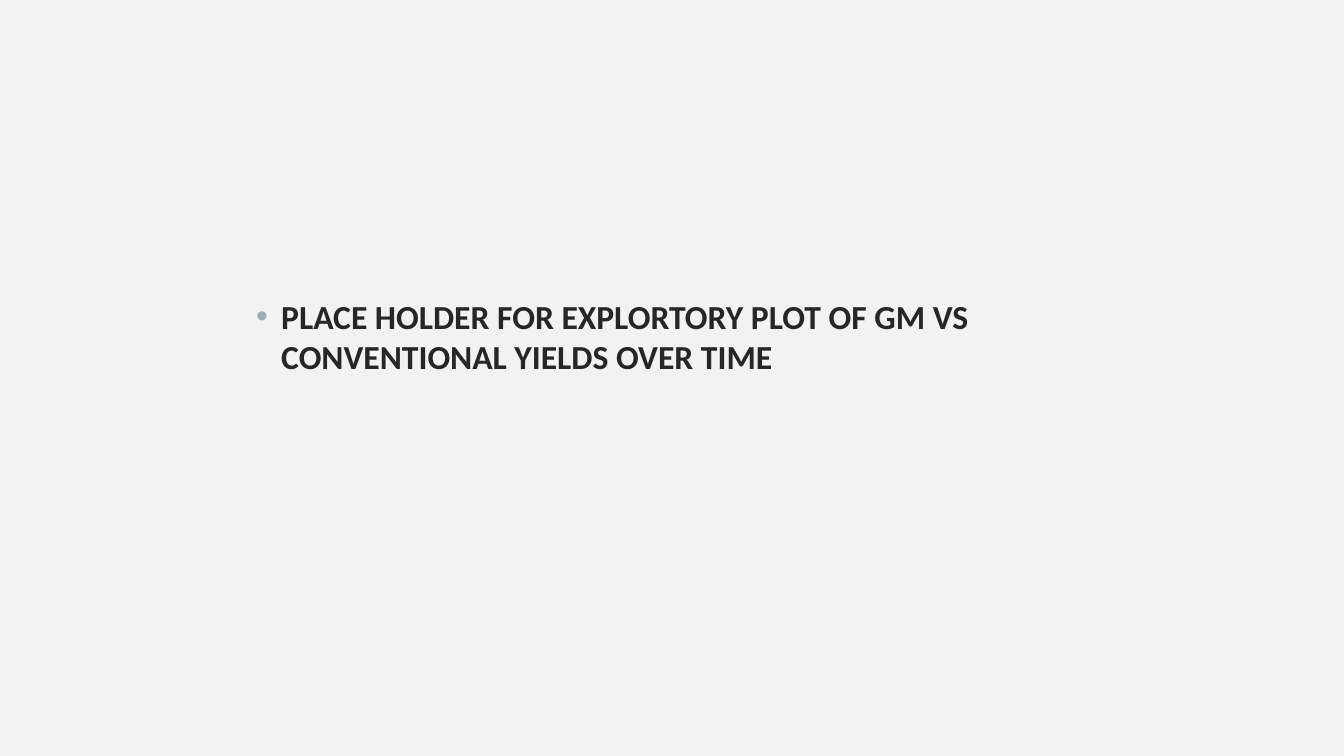
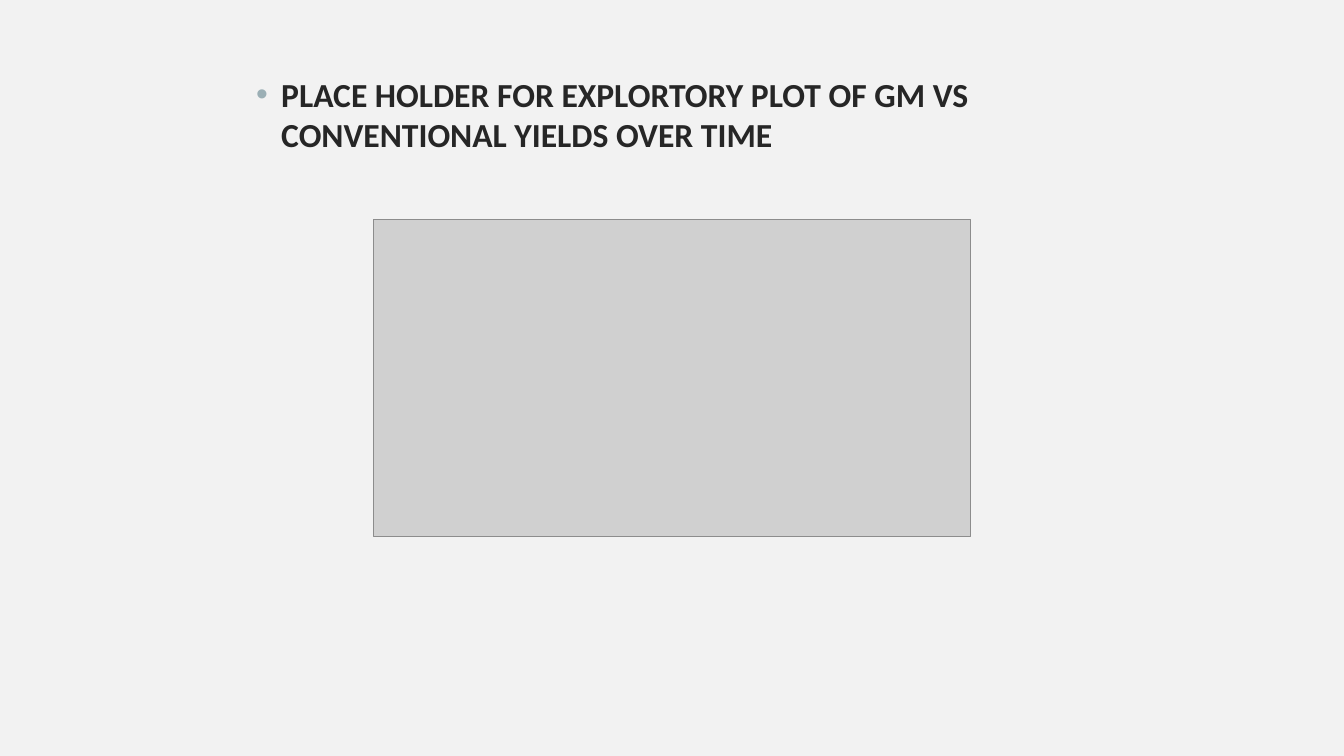
Before and after one commit to cfcooper/maize, a slide deck: slide 9 of SA_maize_AAEA2021.pptx. Drawn at 1344x756 pixels with LibreOffice and Linux fonts; fonts in the diff are those of the drawing; grey boxes stand for pictures. Boxes give left, top, right and bottom in pixels: in the first picture for what was removed or moved away, otherwise in the second. Text is boxed around its words. In the diff, an @@ line names an element or a change of style, - is before the commit and + after.

```diff
--- a/SA_maize_AAEA2021.pptx
+++ b/SA_maize_AAEA2021.pptx
@@ text "PLACE HOLDER FOR EXPLORTORY PLOT ...": place and size @@
-text "PLACE HOLDER FOR EXPLORTORY PLOT ..." at box(281, 307, 968, 370)
+text "PLACE HOLDER FOR EXPLORTORY PLOT ..." at box(281, 85, 968, 148)
@@ picture added at box(373, 220, 971, 537) @@
```
Also in this commit, not shown: 2 other slides changed, 2 slides added, 1 slide removed, 2 other files.
